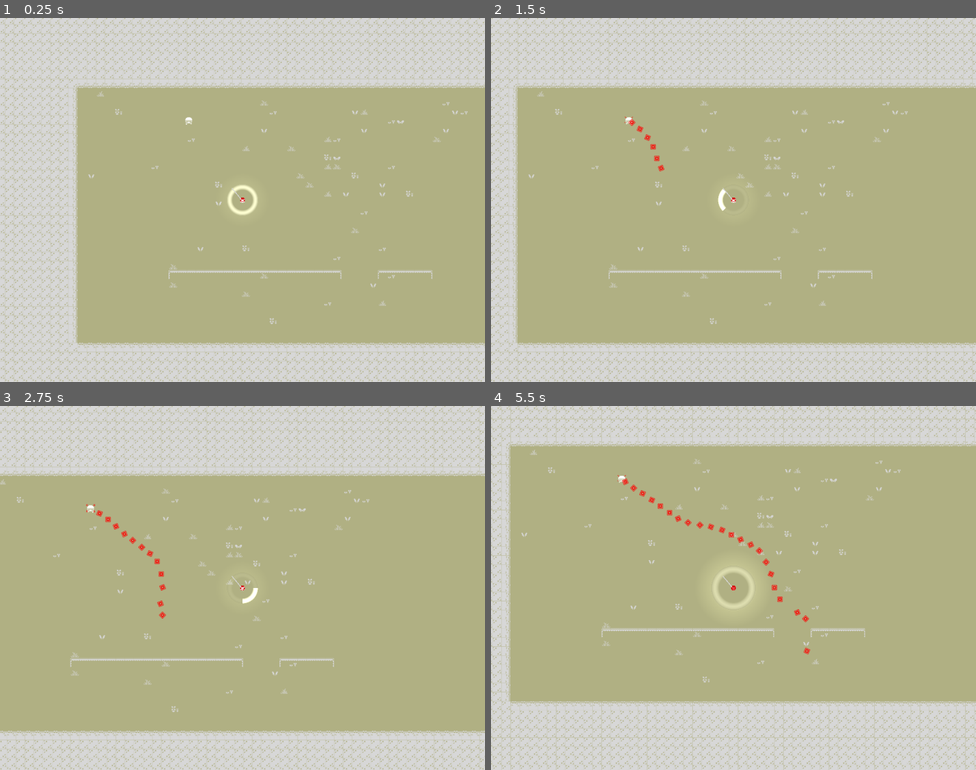
Above: before the commit, frames 1-4 (two rows, left to right).
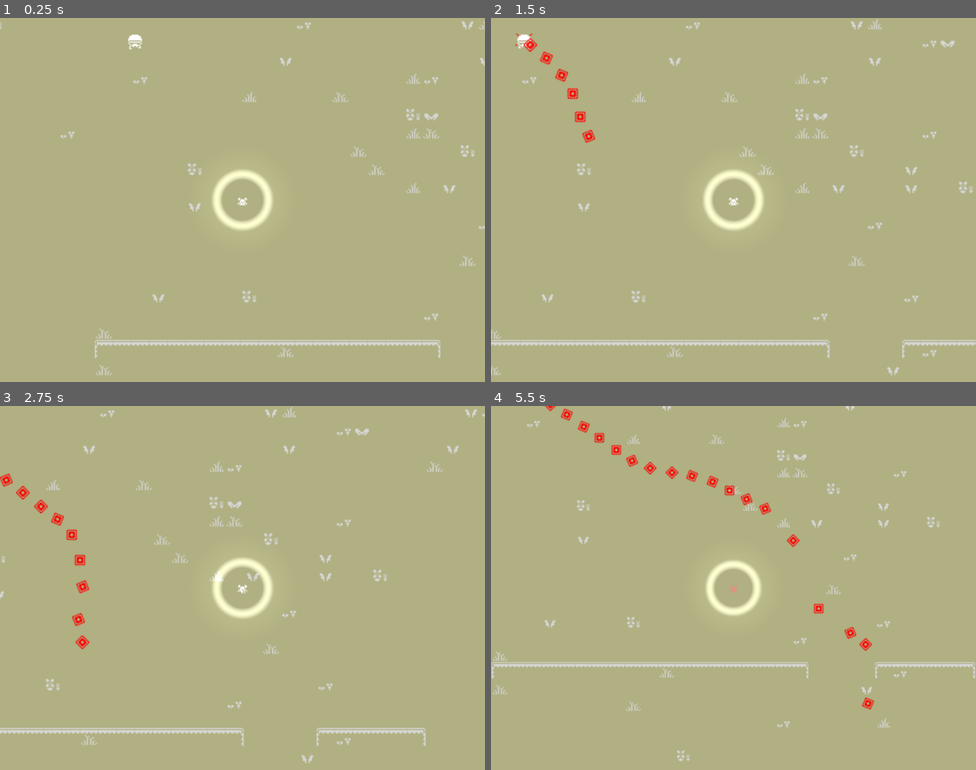
Above: after the commit, the same moments.

Repository: foobarmeow/bullet-godot
Game: Godot game, scene res://scenes/levels/map_level_exp_2.tscn
The game is run twice, just before and just after one commit, with the same random seed, the same clock (stepped at 60 frames per second) and the same inputs.
Inputs (mouse positions are in pixels of both pictures, inside the frame that each line leads up to):
- Up to frame 1 (0.25 s): no input
- Up to frame 2 (1.5 s): tap Enter at 0.5 s; move the mouse to (840, 181) at 0.52 s; hold D (move_right) 0.53-1.25 s; tap Space (parry) at 0.6 s; click (840, 181) at 0.67 s; drag from (636, 218) to (631, 119) at 1.27 s
- Up to frame 3 (2.75 s): move the mouse to (291, 507) at 2.02 s; hold D (move_right) from 2.03 s (still down); tap Space (parry) at 2.1 s; click (291, 507) at 2.17 s
- Up to frame 4 (5.5 s): release D (move_right) at 2.75 s; drag from (709, 660) to (651, 606) at 2.77 s; move the mouse to (879, 642) at 3.52 s; hold A (move_left) 3.53-4.25 s; tap Mouse wheel down (zoom_out) at 3.6 s; click (879, 642) at 3.67 s; tap Space (parry) at 3.8, 5.3 s; drag from (588, 533) to (757, 613) at 4.27 s; move the mouse to (757, 588) at 5.02 s; hold S (move_down) from 5.03 s (still down); tap K at 5.1 s; click (757, 588) at 5.17 s

The runs differ from the first frame. In frame 1, 43% of the frame differs, in the area x 0-100%, y 0-100%; in frame 2, 36%; in frame 3, 32%; in frame 4, 36%.

Commit message:
slkdjas

Diff:
--- a/scenes/Pointer.gd
+++ b/scenes/Pointer.gd
@@ -8,5 +8,4 @@
 
 # Called every frame. 'delta' is the elapsed time since the previous frame.
 func _process(delta):
-	var velocity = velocity.move_toward(get_global_mouse_position()*10)
-	move_and_collide(velocity)
+	move_and_collide(position.direction_to(get_global_mouse_position()))
--- a/scenes/kill_light.gd
+++ b/scenes/kill_light.gd
@@ -24,6 +24,7 @@
 
 
 func draw():
+	return
 	draw_bodies()
 	#draw_a_line()
 
@@ -53,6 +54,7 @@
 		c.shape = cs
 
 		var r = RigidBody2D.new()
+		r.gravity_scale = 0
 		r.position = p
 		r.add_child(c)
 		#c.owner = get_tree().edited_scene_root
@@ -69,7 +71,7 @@
 
 		last_joint = joint
 
-		body_container.add_child(joint)
+		#body_container.add_child(joint)
 		#joint.owner = get_tree().edited_scene_root
 
 		print(last_joint.node_a, " - ", last_joint.node_b)
--- a/scenes/kill_light.tscn
+++ b/scenes/kill_light.tscn
@@ -1,14 +1,12 @@
-[gd_scene load_steps=18 format=3 uid="uid://bwx1ygvwk1cwj"]
+[gd_scene load_steps=15 format=3 uid="uid://bwx1ygvwk1cwj"]
 
 [ext_resource type="Texture2D" uid="uid://bhm8ejjl2sa26" path="res://art/sprites/lights/ring-halo-1.png" id="1_r6q5i"]
 [ext_resource type="Texture2D" uid="uid://cvcc60svfqim0" path="res://art/s2s.bg.png" id="2_3jikf"]
 [ext_resource type="Script" path="res://scenes/kill_light.gd" id="2_84vhp"]
 [ext_resource type="Shader" path="res://scenes/parry-ring-debug.gdshader" id="3_6i1b5"]
-[ext_resource type="Texture2D" uid="uid://jhftm7n81ou3" path="res://art/sprites/debug/bullet-player.png" id="4_5td5y"]
 [ext_resource type="Texture2D" uid="uid://c7u3xb5mo3n3t" path="res://art/sprites/debug/512-blank.png" id="4_lsmaa"]
 [ext_resource type="Shader" path="res://ring-shader-area.gdshader" id="4_ouufx"]
 [ext_resource type="Texture2D" uid="uid://d0iai05rfiddw" path="res://art/sprites/lights/parry-halo.png" id="5_76imm"]
-[ext_resource type="Script" path="res://scenes/levels/Camera.gd" id="9_gmuk1"]
 
 [sub_resource type="ShaderMaterial" id="ShaderMaterial_pypbu"]
 shader = ExtResource("3_6i1b5")
@@ -24,6 +22,45 @@
 shader_parameter/feather_width = 0.252
 shader_parameter/start_angle = 360.0
 shader_parameter/end_angle = 360.0
+
+[sub_resource type="Animation" id="Animation_cgn7l"]
+length = 0.001
+tracks/0/type = "value"
+tracks/0/imported = false
+tracks/0/enabled = true
+tracks/0/path = NodePath(".:material:shader_parameter/start_angle")
+tracks/0/interp = 1
+tracks/0/loop_wrap = true
+tracks/0/keys = {
+"times": PackedFloat32Array(0),
+"transitions": PackedFloat32Array(1),
+"update": 0,
+"values": [360.0]
+}
+tracks/1/type = "value"
+tracks/1/imported = false
+tracks/1/enabled = true
+tracks/1/path = NodePath(".:material:shader_parameter/end_angle")
+tracks/1/interp = 1
+tracks/1/loop_wrap = true
+tracks/1/keys = {
+"times": PackedFloat32Array(0),
+"transitions": PackedFloat32Array(1),
+"update": 0,
+"values": [360.0]
+}
+tracks/2/type = "value"
+tracks/2/imported = false
+tracks/2/enabled = true
+tracks/2/path = NodePath(".:self_modulate")
+tracks/2/interp = 1
+tracks/2/loop_wrap = true
+tracks/2/keys = {
+"times": PackedFloat32Array(0),
+"transitions": PackedFloat32Array(1),
+"update": 0,
+"values": [Color(1, 1, 1, 0.403922)]
+}
 
 [sub_resource type="Animation" id="Animation_ytdj7"]
 resource_name = "parry_activate"
@@ -119,45 +156,6 @@
 "values": [Color(1, 1, 1, 0.054902), Color(1, 1, 1, 0.305882)]
 }
 
-[sub_resource type="Animation" id="Animation_cgn7l"]
-length = 0.001
-tracks/0/type = "value"
-tracks/0/imported = false
-tracks/0/enabled = true
-tracks/0/path = NodePath(".:material:shader_parameter/start_angle")
-tracks/0/interp = 1
-tracks/0/loop_wrap = true
-tracks/0/keys = {
-"times": PackedFloat32Array(0),
-"transitions": PackedFloat32Array(1),
-"update": 0,
-"values": [360.0]
-}
-tracks/1/type = "value"
-tracks/1/imported = false
-tracks/1/enabled = true
-tracks/1/path = NodePath(".:material:shader_parameter/end_angle")
-tracks/1/interp = 1
-tracks/1/loop_wrap = true
-tracks/1/keys = {
-"times": PackedFloat32Array(0),
-"transitions": PackedFloat32Array(1),
-"update": 0,
-"values": [360.0]
-}
-tracks/2/type = "value"
-tracks/2/imported = false
-tracks/2/enabled = true
-tracks/2/path = NodePath(".:self_modulate")
-tracks/2/interp = 1
-tracks/2/loop_wrap = true
-tracks/2/keys = {
-"times": PackedFloat32Array(0),
-"transitions": PackedFloat32Array(1),
-"update": 0,
-"values": [Color(1, 1, 1, 0.403922)]
-}
-
 [sub_resource type="AnimationLibrary" id="AnimationLibrary_tkj07"]
 _data = {
 "RESET": SubResource("Animation_cgn7l"),
@@ -167,8 +165,6 @@
 
 [sub_resource type="CircleShape2D" id="CircleShape2D_dykci"]
 radius = 194.659
-
-[sub_resource type="CircleShape2D" id="CircleShape2D_dmukq"]
 
 [node name="KillLight" type="Node2D"]
 script = ExtResource("2_84vhp")
@@ -217,17 +213,4 @@
 visible = false
 shape = SubResource("CircleShape2D_dykci")
 
-[node name="Pointer" type="RigidBody2D" parent="."]
-gravity_scale = 0.0
-freeze = true
-
-[node name="CollisionShape2D" type="CollisionShape2D" parent="Pointer"]
-shape = SubResource("CircleShape2D_dmukq")
-
-[node name="Camera2D" type="Camera2D" parent="Pointer"]
-script = ExtResource("9_gmuk1")
-
-[node name="Bullet-player" type="Sprite2D" parent="Pointer"]
-texture = ExtResource("4_5td5y")
-
 [connection signal="animation_finished" from="AnimationPlayer" to="." method="_on_animation_player_animation_finished"]
--- a/scenes/mobs/bullet/bullet.gd
+++ b/scenes/mobs/bullet/bullet.gd
@@ -12,7 +12,10 @@
 	fired_at = Engine.get_frames_drawn()
 	fired = true
 
-func parry():
+func parry(random: bool):
+	if random:
+		velocity = position.rotated(randf_range(0, 1) * speed/2)
+		return
 	# We want to collide with enemies now
 	set_collision_mask_value(3, true)
 	modulate = Color(0.0, 106.0, 252.0, 255)
--- a/scenes/mobs/bullet/bullet.tscn
+++ b/scenes/mobs/bullet/bullet.tscn
@@ -1,8 +1,11 @@
-[gd_scene load_steps=4 format=3 uid="uid://den0ajf1m1ws3"]
+[gd_scene load_steps=5 format=3 uid="uid://den0ajf1m1ws3"]
 
 [ext_resource type="Script" path="res://scenes/mobs/bullet/bullet.gd" id="1_p1aaw"]
 [ext_resource type="Texture2D" uid="uid://bm2an1j5clbc0" path="res://art/sprites/kenny-1px/tile_0022.png" id="2_4nsqr"]
 [ext_resource type="Material" uid="uid://vtmbky35o2p2" path="res://resources/lit-mat.tres" id="2_i780x"]
+
+[sub_resource type="OccluderPolygon2D" id="OccluderPolygon2D_learh"]
+polygon = PackedVector2Array(0.869565, -5.21739, 2.6087, -3.47826, 5.21739, -0.869565, 5.21739, 0.869565, 3.47826, 2.6087, 1.73913, 4.34783, 0.869565, 5.21739, -0.869565, 5.21739, -2.6087, 3.47826, -5.21739, 0.869565, -5.21739, 0, -5.21739, -0.869565, -3.47826, -2.6087, -0.869565, -5.21739)
 
 [node name="Mob" type="CharacterBody2D"]
 modulate = Color(1, 0, 0, 1)
@@ -24,10 +27,14 @@
 polygon = PackedVector2Array(-6.08696, -1.73913, -6.08696, 1.73913, -1.73913, 6.08696, 1.73913, 6.08696, 6.08696, 1.73913, 6.08696, -1.73913, 1.73913, -6.08696, -0.869565, -6.08696, -3.53706, -3.86404)
 
 [node name="Area2D" type="Area2D" parent="."]
+visible = false
 collision_mask = 32
 
 [node name="CollisionPolygon2D2" type="CollisionPolygon2D" parent="Area2D"]
 polygon = PackedVector2Array(-6.08696, -1.73913, -6.08696, 1.73913, -1.73913, 6.08696, 1.73913, 6.08696, 6.08696, 1.73913, 6.08696, -1.73913, 1.73913, -6.08696, -0.869565, -6.08696, -3.53706, -3.86404)
 
+[node name="LightOccluder2D" type="LightOccluder2D" parent="."]
+occluder = SubResource("OccluderPolygon2D_learh")
+
 [connection signal="screen_exited" from="VisibleOnScreenNotifier2D" to="." method="_on_screen_exit"]
 [connection signal="area_exited" from="Area2D" to="." method="_on_area_2d_area_exited"]
--- a/scenes/player/Player.gd
+++ b/scenes/player/Player.gd
@@ -66,11 +66,16 @@
 	var anyParried = false
 	for o in overlaps:
 		var diff = position.distance_to(o.position)
-		print(diff)
-		if abs(diff - parry_outside_edge_distance) < 3:
+		var diff_from_outside = diff - parry_outside_edge_distance
+
+		# if it's within a certain distance in or out
+		if abs(diff_from_outside) < 3:
 			if o.has_method("parry"):
-				o.parry()
+				o.parry(false)
 				last_parried = o
+		elif diff_from_outside < 0 && diff_from_outside > -15:
+			if o.has_method("parry"):
+				o.parry(true)
 
 #	var first_overlap = overlaps.pop_at(0)
 #	if first_overlap.has_method("parry"):
--- a/scenes/player/player.tscn
+++ b/scenes/player/player.tscn
@@ -5,6 +5,9 @@
 [ext_resource type="Texture2D" uid="uid://c4026v6xiksqa" path="res://art/sprites/kenny-1px/monochrome_tilemap_transparent.png" id="3_i0sjv"]
 [ext_resource type="PackedScene" uid="uid://7jh6at667qqy" path="res://scenes/components/DamageManager.tscn" id="3_n0tqd"]
 [ext_resource type="PackedScene" uid="uid://bwx1ygvwk1cwj" path="res://scenes/kill_light.tscn" id="4_y8ax7"]
+
+[sub_resource type="Animation" id="Animation_7d0am"]
+length = 0.001
 
 [sub_resource type="Animation" id="Animation_8l71e"]
 resource_name = "invuln_blink"
@@ -22,9 +25,6 @@
 "update": 0,
 "values": [Color(1, 1, 1, 1), Color(1, 0, 0, 0.258824)]
 }
-
-[sub_resource type="Animation" id="Animation_7d0am"]
-length = 0.001
 
 [sub_resource type="AnimationLibrary" id="AnimationLibrary_jt1sm"]
 _data = {
@@ -115,8 +115,6 @@
 
 [node name="ParryRing" parent="." instance=ExtResource("4_y8ax7")]
 scale = Vector2(0.217, 0.217)
-circle_radius = null
-num_points = null
 
 [node name="AnimationPlayer" type="AnimationPlayer" parent="."]
 libraries = {
@@ -163,6 +161,7 @@
 shape = SubResource("CircleShape2D_bb1at")
 
 [node name="ParryMeasurementLine" type="Line2D" parent="."]
+visible = false
 points = PackedVector2Array(-4.61536, -3.0769, -18.4615, -20, -29.2308, -32.3077)
 width = 2.0
 
